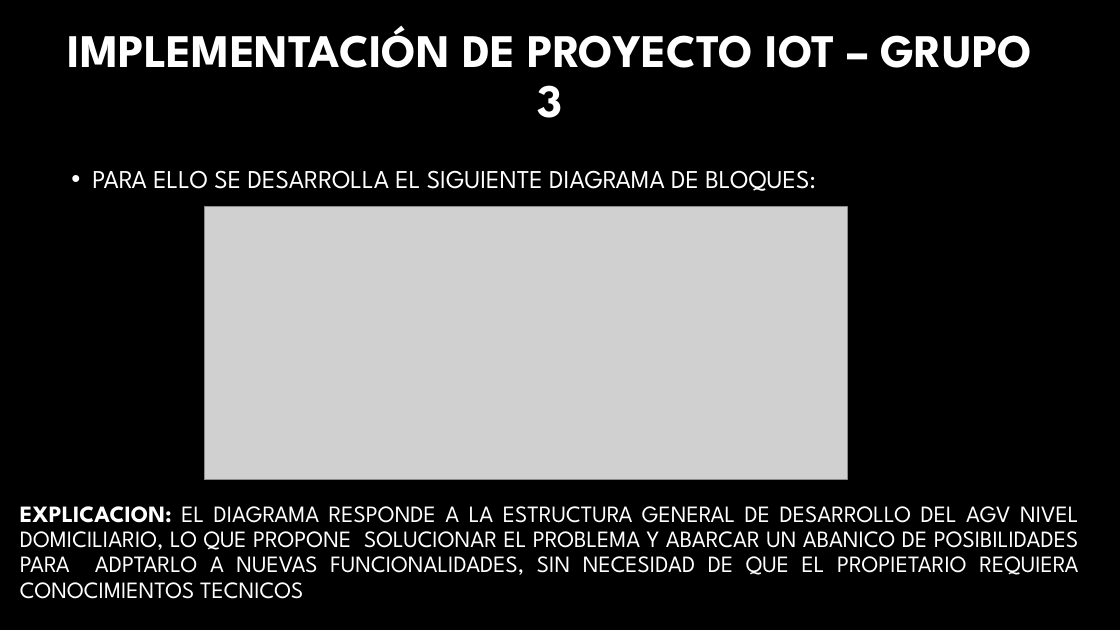
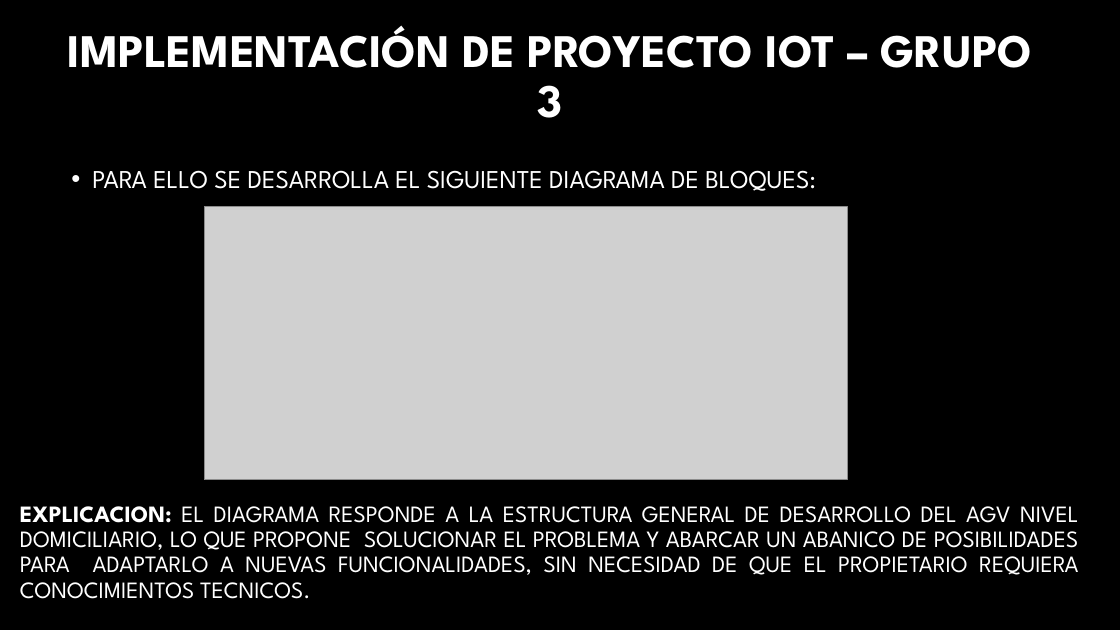
Before and after one commit to ISPC-TST-Electronica-Microcontrolada/Grupo3, a slide deck: slide 2 of PROYECTO AUTO/MATERIAL AULICO/Implementacion de proyecto Iot – grupo 3.pptx. Drawn at 1120x630 pixels with LibreOffice and Linux fonts; fonts in the diff are those of the drawing; grey boxes stand for pictures; background and template pictures are left out. Boxes give left, top, right and bottom in pixels: in the first picture for what was removed or moved away, otherwise in the second. Text is boxed around its words. In the diff, an @@ line names an element or a change of style, - is before the commit and + after.

```diff
--- a/PROYECTO AUTO/MATERIAL AULICO/Implementacion de proyecto Iot – grupo 3.pptx
+++ b/PROYECTO AUTO/MATERIAL AULICO/Implementacion de proyecto Iot – grupo 3.pptx
@@ text at <box>20,506,1078,599</box>: text changed @@
-EXPLICACION: EL DIAGRAMA RESPONDE A LA ESTRUCTURA GENERAL DE DESARROLLO DEL AGV NIVEL DOMICILIARIO, LO QUE PROPONE SOLUCIONAR EL PROBLEMA Y ABARCAR UN ABANICO DE POSIBILIDADES PARA ADPTARLO A NUEVAS FUNCIONALIDADES, SIN NECESIDAD DE QUE EL PROPIETARIO REQUIERA CONOCIMIENTOS TECNICOS
+EXPLICACION: EL DIAGRAMA RESPONDE A LA ESTRUCTURA GENERAL DE DESARROLLO DEL AGV NIVEL DOMICILIARIO, LO QUE PROPONE SOLUCIONAR EL PROBLEMA Y ABARCAR UN ABANICO DE POSIBILIDADES PARA ADAPTARLO A NUEVAS FUNCIONALIDADES, SIN NECESIDAD DE QUE EL PROPIETARIO REQUIERA CONOCIMIENTOS TECNICOS.
```
Also in this commit, not shown: 4 other slides changed.
